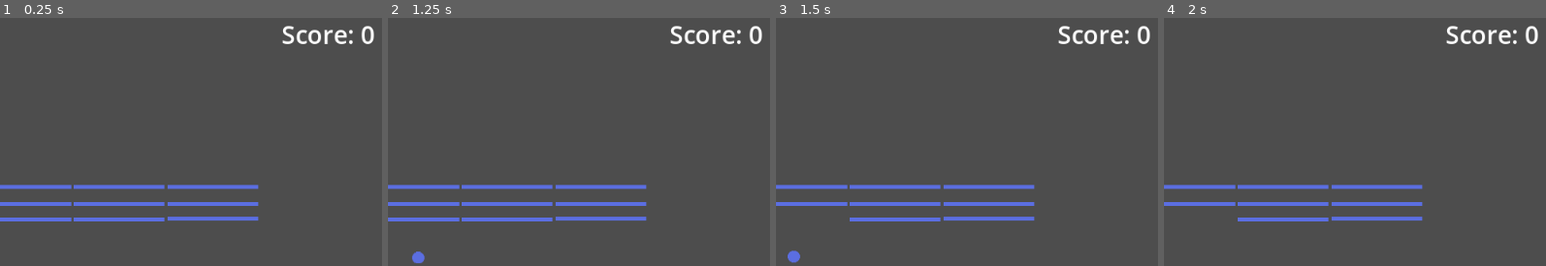
Above: before the commit, frames 1-4 (left to right).
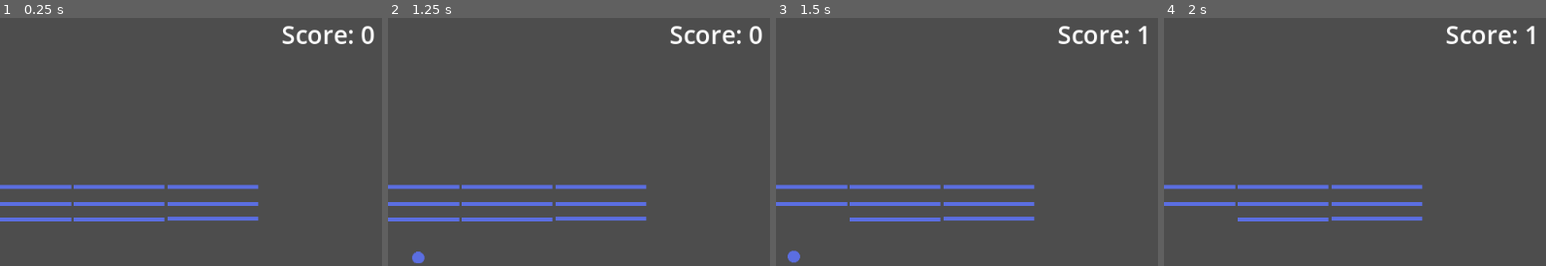
Above: after the commit, the same moments.

Repository: Dripcoding/godot-breakout2d
Game: Godot game, scene res://scenes/main.tscn
The game is run twice, just before and just after one commit, with the same random seed, the same clock (stepped at 60 frames per second) and the same inputs.
Inputs:
- Up to frame 1 (0.25 s): no input
- Up to frame 2 (1.25 s): click "Start Game" at 0.5 s
- Up to frame 3 (1.5 s): click "Start Game" at 1.25 s
- Up to frame 4 (2 s): no input
The pictures show only the part of the screen within x 47-97%, y 4-53%; the shares and areas given below are measured in that part.

Frames 1-2 are identical in both runs. In frame 3, 0.2% of the frame differs, in the area x 94-98%, y 3-11%; in frame 4, 0.2%.

Commit message:
reconnect signals

Diff:
--- a/code/hud.gd
+++ b/code/hud.gd
@@ -30,3 +30,5 @@
 func _on_game_over() -> void:
 	$GameOverLabel.show()
 	$ScoreLabel.text = 'Score: 0'
+
+# todo: impl quit
--- a/scenes/main.tscn
+++ b/scenes/main.tscn
@@ -51,4 +51,7 @@
 
 [node name="Hud" parent="." instance=ExtResource("10_buwbv")]
 
+[connection signal="score" from="Ball" to="Hud" method="_on_ball_score"]
 [connection signal="body_entered" from="OutOfBoundsArea" to="Ball" method="_on_ball_out_of_bounds"]
+[connection signal="body_entered" from="OutOfBoundsArea" to="Hud" method="_on_ball_out_of_bounds"]
+[connection signal="game_over" from="Hud" to="." method="_on_game_over"]
